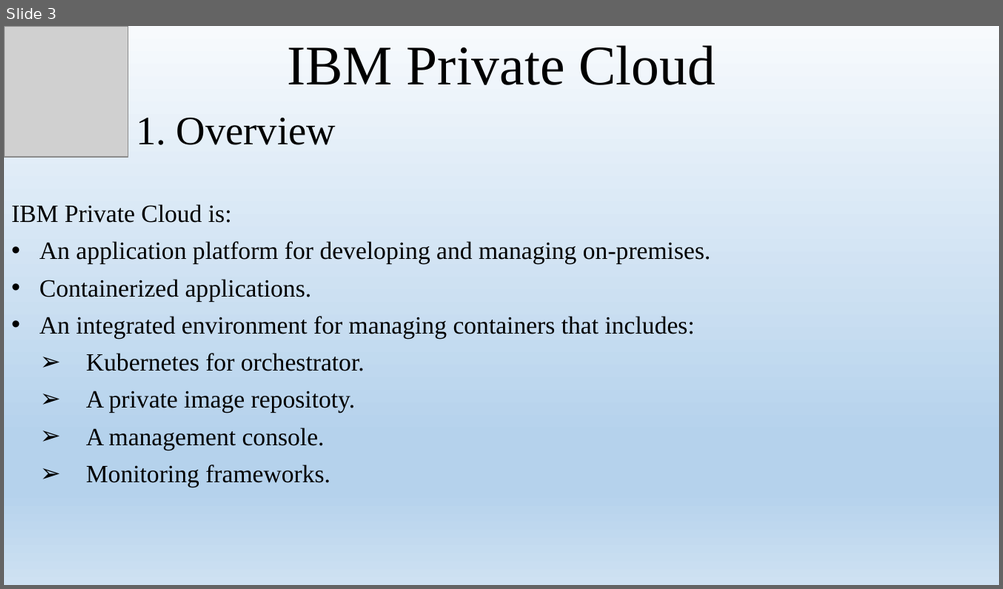
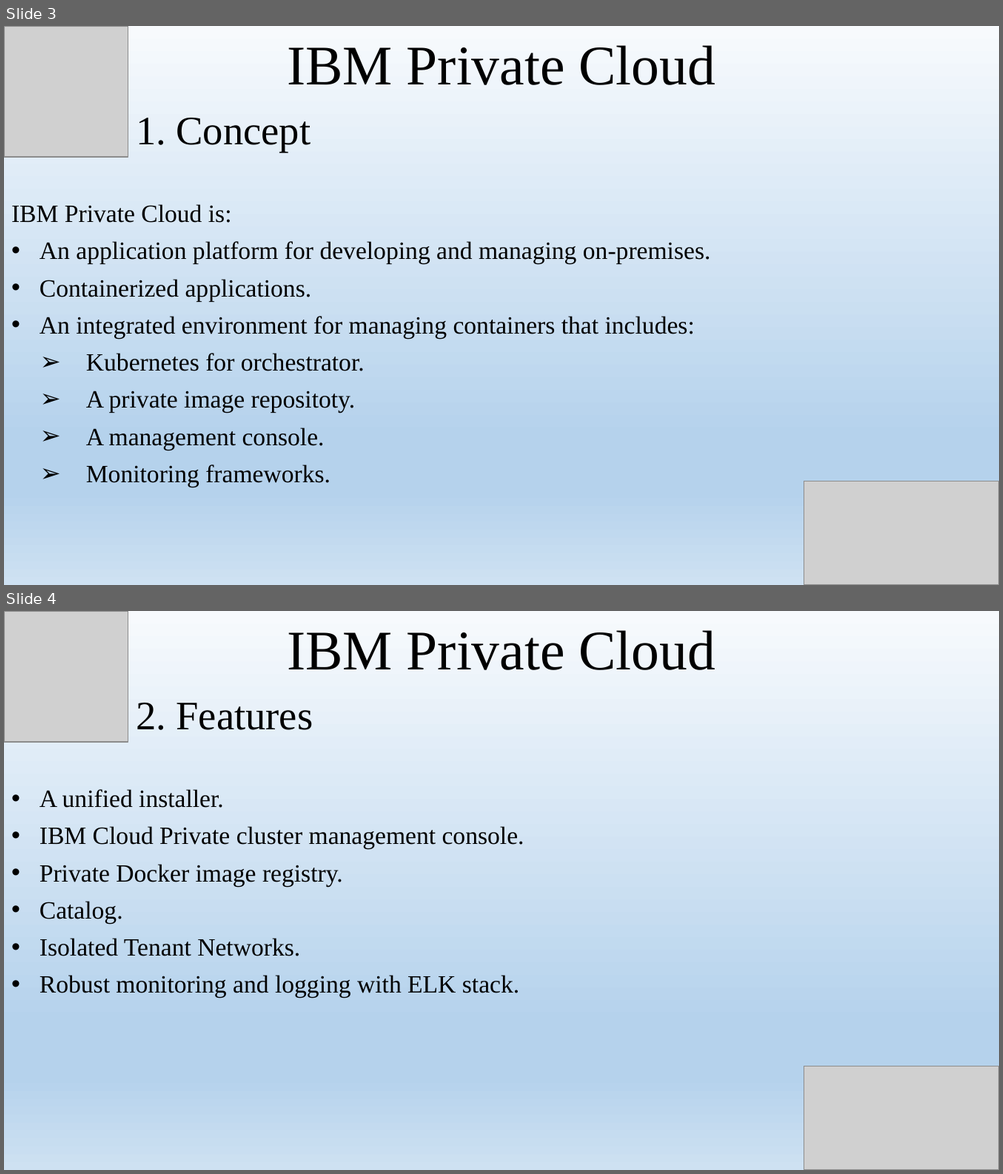
Before and after one commit to namdh1234/IBM-Private-Cloud, a slide deck: IBM Private Cloud.pptx. Shown one above the other, each under a label of ours: slide 3 before the commit, slides 3 and 4 after it. The pictures are 1003x589 and 1003x1174 pixels, drawn with LibreOffice and Linux fonts; fonts in the diff are those of the drawing; grey boxes stand for pictures. Boxes give left, top, right and bottom in pixels: in the first picture for what was removed or moved away, otherwise in the second. Text is boxed around its words. In the diff, an @@ line names an element or a change of style, - is before the commit and + after.

```diff
--- a/IBM Private Cloud.pptx
+++ b/IBM Private Cloud.pptx
@@ slide 4 added at (4, 611, 999, 1170), background gradient #F7FAFD to #B5D2EC to #CEE1F2 @@
@@ picture added at (4, 611, 128, 742) @@
@@ title added at (287, 630, 716, 670), 54 pt, text #000000 @@
+IBM Private Cloud
@@ text added at (136, 703, 313, 730), 39 pt, text #000000 @@
+2. Features
@@ subtitle added at (40, 789, 524, 998), 24 pt, text #000000 @@
+• A unified installer.
+• IBM Cloud Private cluster management console.
+• Private Docker image registry.
+• Catalog.
+• Isolated Tenant Networks.
+• Robust monitoring and logging with ELK stack.
@@ picture added at (804, 1067, 999, 1170) @@
@@ slide 3 changed as well @@
@@ text at (136, 118, 311, 152): text changed @@
-1. Overview
+1. Concept
@@ picture added at (804, 482, 999, 585) @@
```
Also in this commit, not shown: 2 other slides changed, 1 other slide added.
